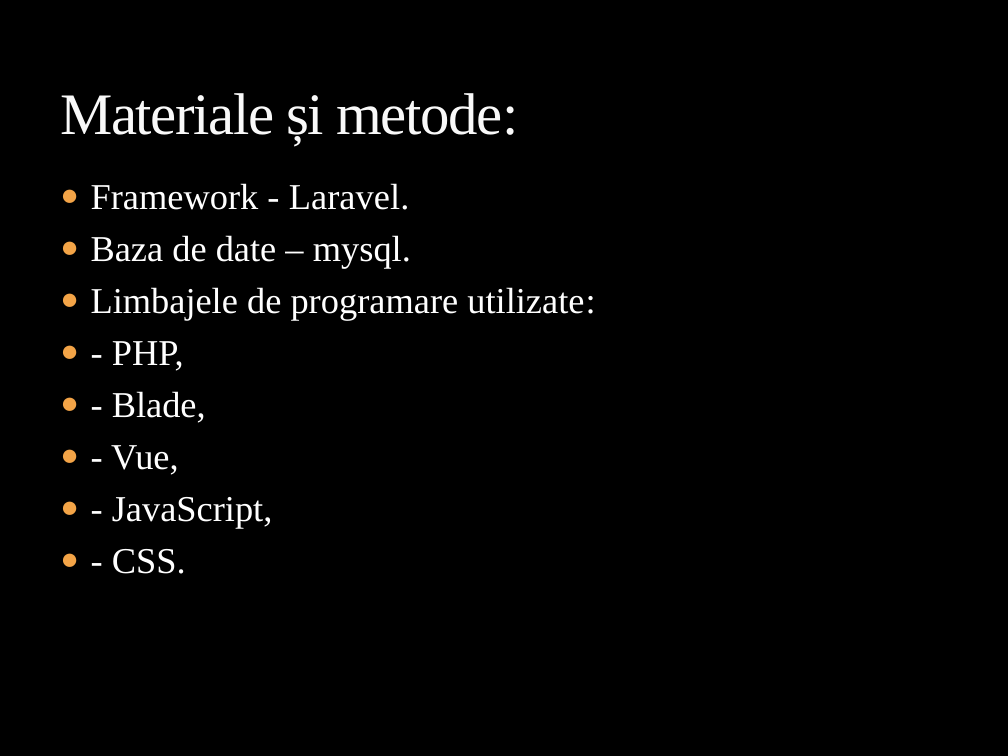
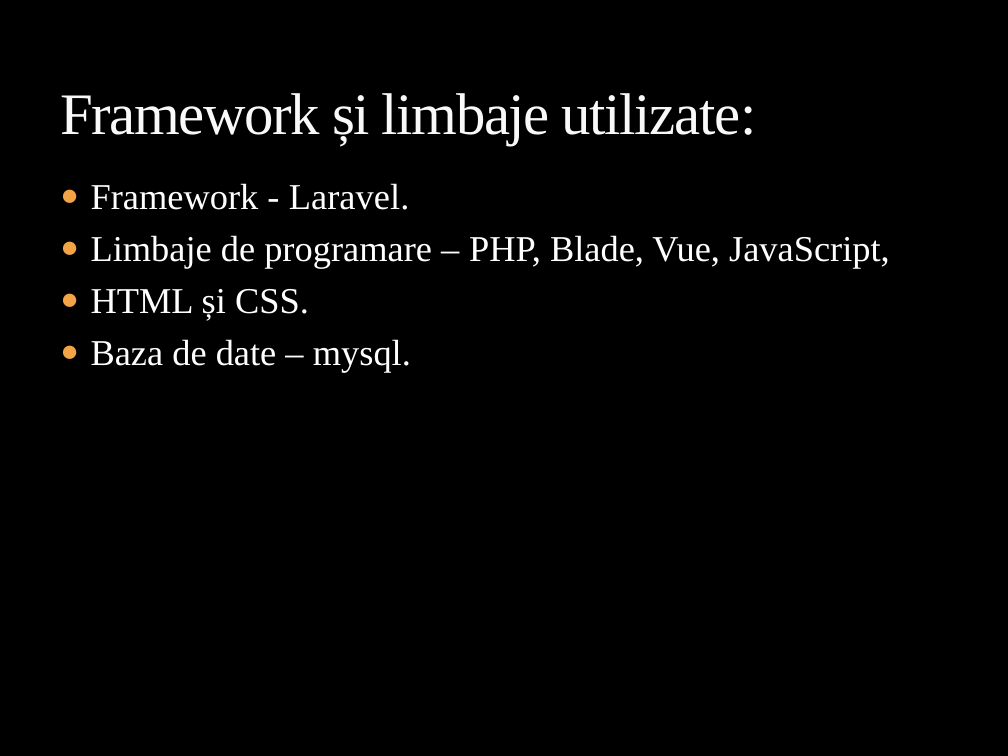
Before and after one commit to MaximRoman/examen-it-step-word, a slide deck: slide 3 of MyAudioLib.pptx. Drawn at 1008x756 pixels with LibreOffice and Linux fonts; fonts in the diff are those of the drawing; background and template pictures are left out. Boxes give left, top, right and bottom in pixels: in the first picture for what was removed or moved away, otherwise in the second. Text is boxed around its words. In the diff, an @@ line names an element or a change of style, - is before the commit and + after.

```diff
--- a/MyAudioLib.pptx
+++ b/MyAudioLib.pptx
@@ title at <box>60,93,756,145</box>: text changed @@
-Materiale și metode:
+Framework și limbaje utilizate:
@@ text at <box>91,235,890,320</box>: paragraphs added @@
+● Limbaje de programare – PHP, Blade, Vue, JavaScript,
+● HTML și CSS.
@@ text at <box>91,287,595,574</box>: paragraphs removed @@
-● Limbajele de programare utilizate:
-● - PHP,
-● - Blade,
-● - Vue,
-● - JavaScript,
-● - CSS.
```
Also in this commit, not shown: 1 other slide changed, 7 slides added, 1 slide removed, 1 other file.
